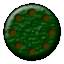
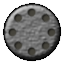
Comparing the layer stacks of the two 64 x 64 images. Changes:
painted on "bulletHoles" over [7, 7, 57, 57]
painted on "Layer 1" over [3, 4, 61, 60]
